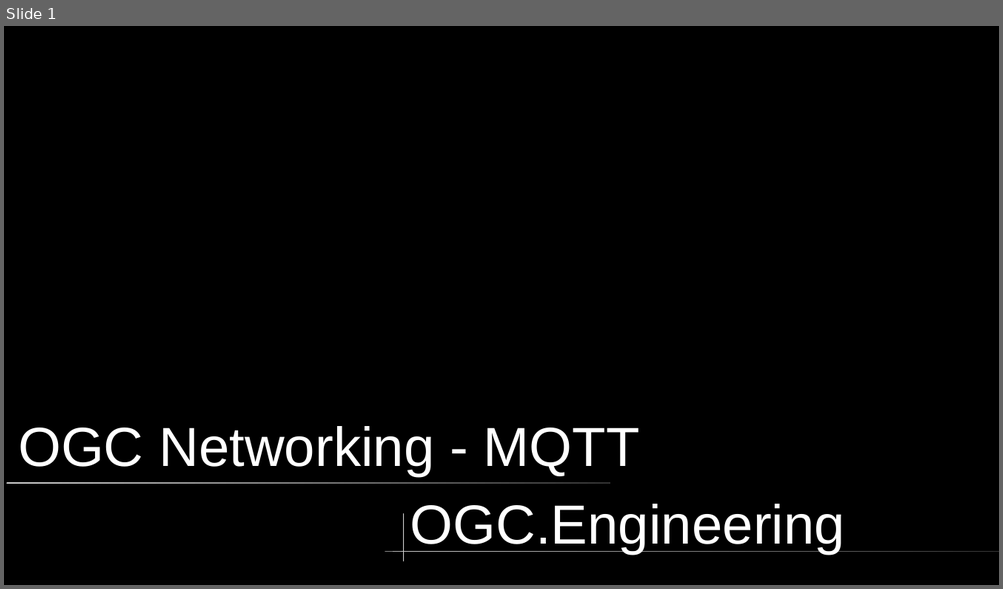
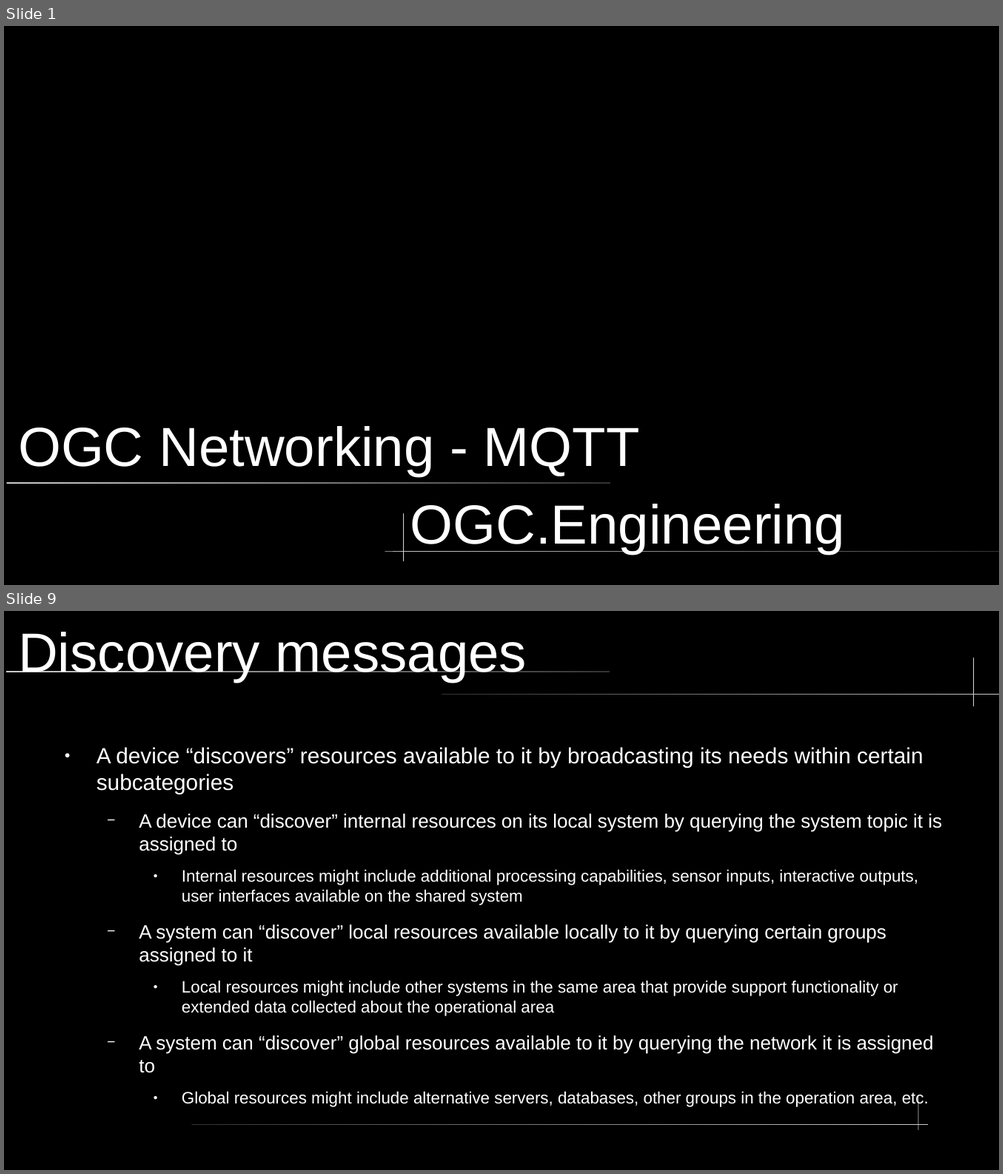
Before and after one commit to kz5ee/mqtt-host-client, a slide deck: ogc-network-mqtt.odp. Shown one above the other, each under a label of ours: slide 1 before the commit, slides 1 and 9 after it; the slides between them are not shown. The pictures are 1003x589 and 1003x1174 pixels, drawn with LibreOffice and Linux fonts; fonts in the diff are those of the drawing. Boxes give left, top, right and bottom in pixels: in the first picture for what was removed or moved away, otherwise in the second. Text is boxed around its words. In the diff, an @@ line names an element or a change of style, - is before the commit and + after.

```diff
--- a/ogc-network-mqtt.odp
+++ b/ogc-network-mqtt.odp
@@ slide 9 added at (4, 611, 999, 1170), background #000000 @@
@@ title added at (18, 632, 526, 682), 44 pt, text #FFFFFF @@
+Discovery messages
@@ rounded rectangle added at (5, 670, 609, 672), fill gradient #CCCCCC to #333333 @@
@@ freeform shape added at (973, 658, 974, 706), fill #CCCCCC @@
@@ rounded rectangle added at (442, 694, 999, 695), fill gradient #333333 to #CCCCCC @@
@@ text added at (96, 747, 942, 1108), 13.2 pt, text #FFFFFF @@
+● A device “discovers” resources available to it by broadcasting its needs within certain subcategories
+  − A device can “discover” internal resources on its local system by querying the system topic it is assigned to
+    ● Internal resources might include additional processing capabilities, sensor inputs, interactive outputs, user interfaces available on the shared system
+  − A system can “discover” local resources available locally to it by querying certain groups assigned to it
+    ● Local resources might include other systems in the same area that provide support functionality or extended data collected about the operational area
+  − A system can “discover” global resources available to it by querying the network it is assigned to
+    ● Global resources might include alternative servers, databases, other groups in the operation area, etc.
@@ freeform shape added at (918, 1096, 919, 1130), fill #CCCCCC @@
@@ rounded rectangle added at (192, 1125, 928, 1125), fill gradient #333333 to #CCCCCC @@
```
Also in this commit, not shown: 7 slides changed, 2 other slides added, 1 slide removed.
